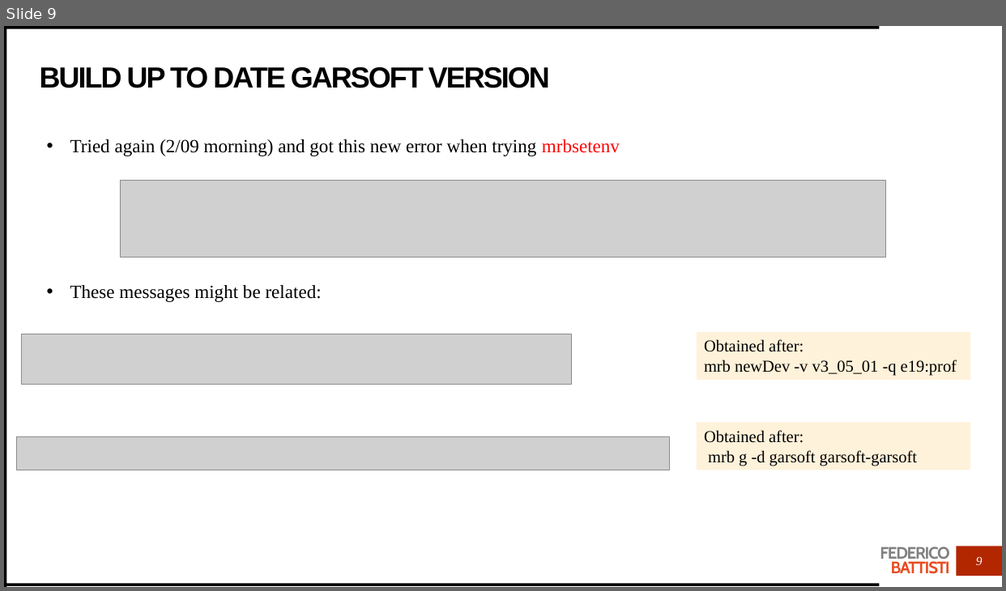
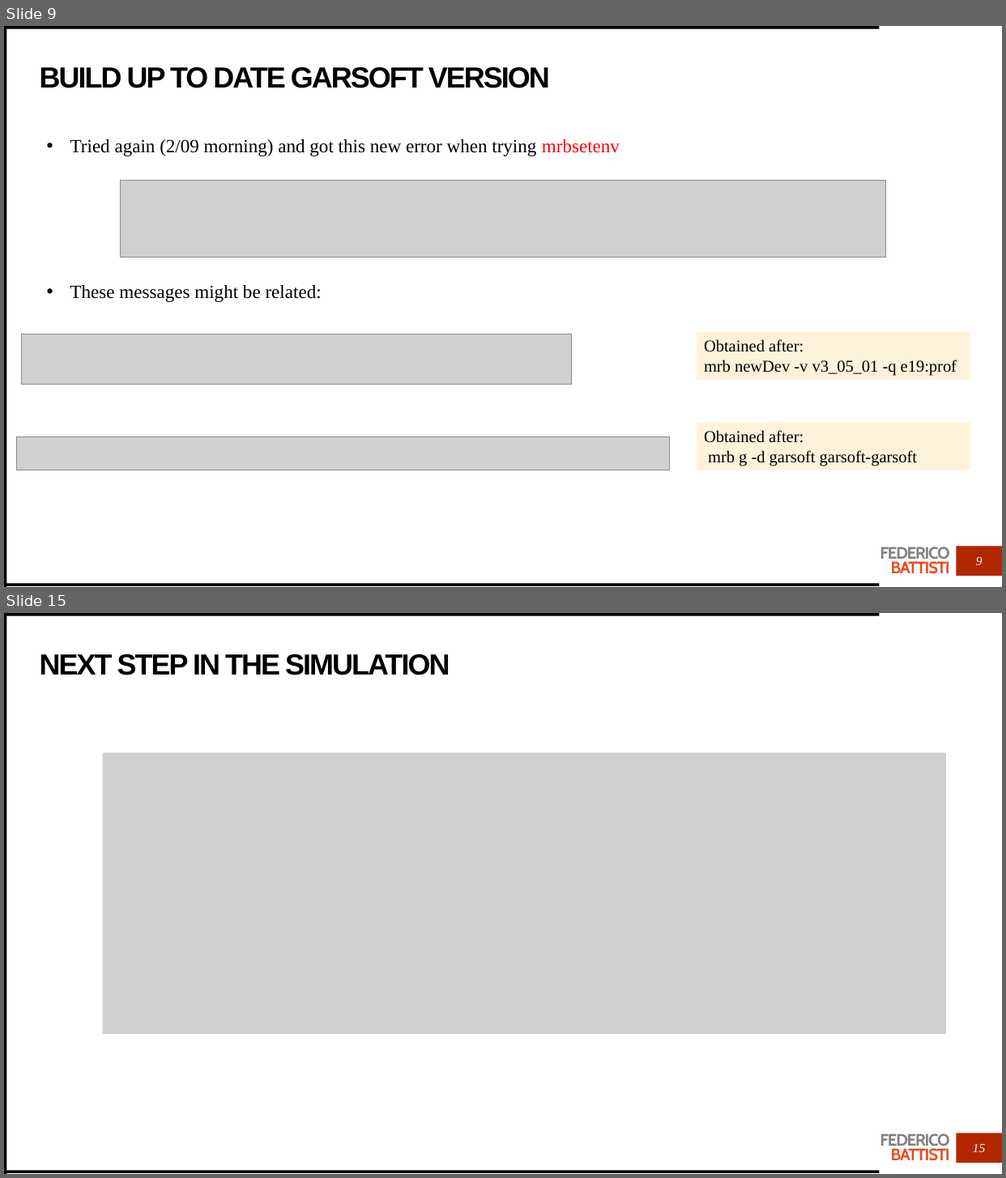
Before and after one commit to Trenchcoat95/OxfordCode, a slide deck: Simulation Exercise.pptx. Shown one above the other, each under a label of ours: slide 9 before the commit, slides 9 and 15 after it; the slides between them are not shown. The pictures are 1006x591 and 1006x1178 pixels, drawn with LibreOffice and Linux fonts; fonts in the diff are those of the drawing; grey boxes stand for pictures. Boxes give left, top, right and bottom in pixels: in the first picture for what was removed or moved away, otherwise in the second. Text is boxed around its words. In the diff, an @@ line names an element or a change of style, - is before the commit and + after.

```diff
--- a/Simulation Exercise.pptx
+++ b/Simulation Exercise.pptx
@@ slide 15 added at (x1=4, y1=613, x2=1002, y2=1174), background #FFFFFF; not listed: 5 template elements that a slide beside it also shows @@
@@ title added at (x1=40, y1=654, x2=450, y2=675), 28 pt, text #000000, bold @@
+NEXT STEP IN THE SIMULATION
@@ picture added at (x1=103, y1=753, x2=947, y2=1034) @@
@@ page number added at (x1=973, y1=1144, x2=985, y2=1152), 12 pt, text #FFFFFF, italic @@
+15
```
Also in this commit, not shown: 3 slides changed, 3 other slides added, 1 slide removed, 10 other files.
